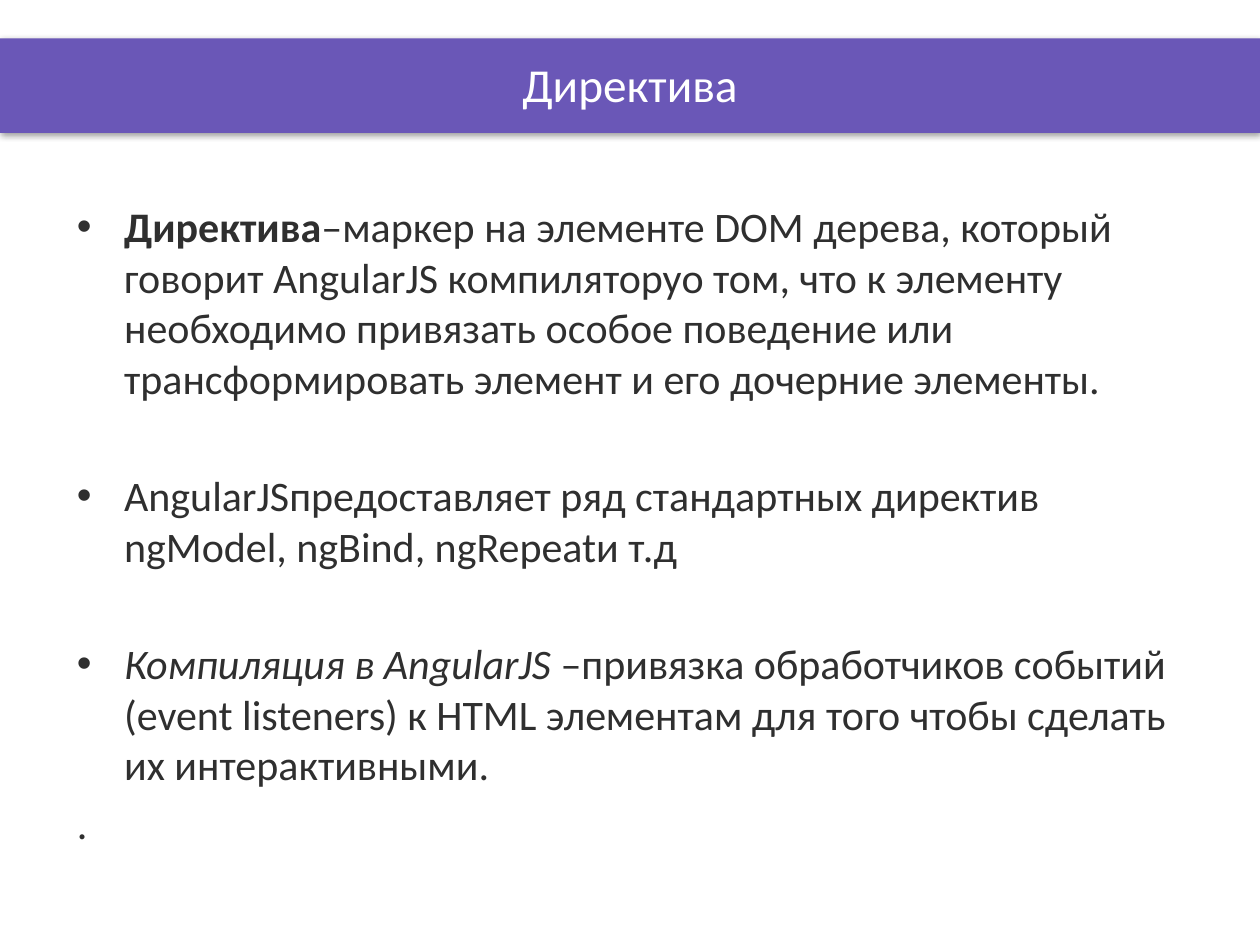
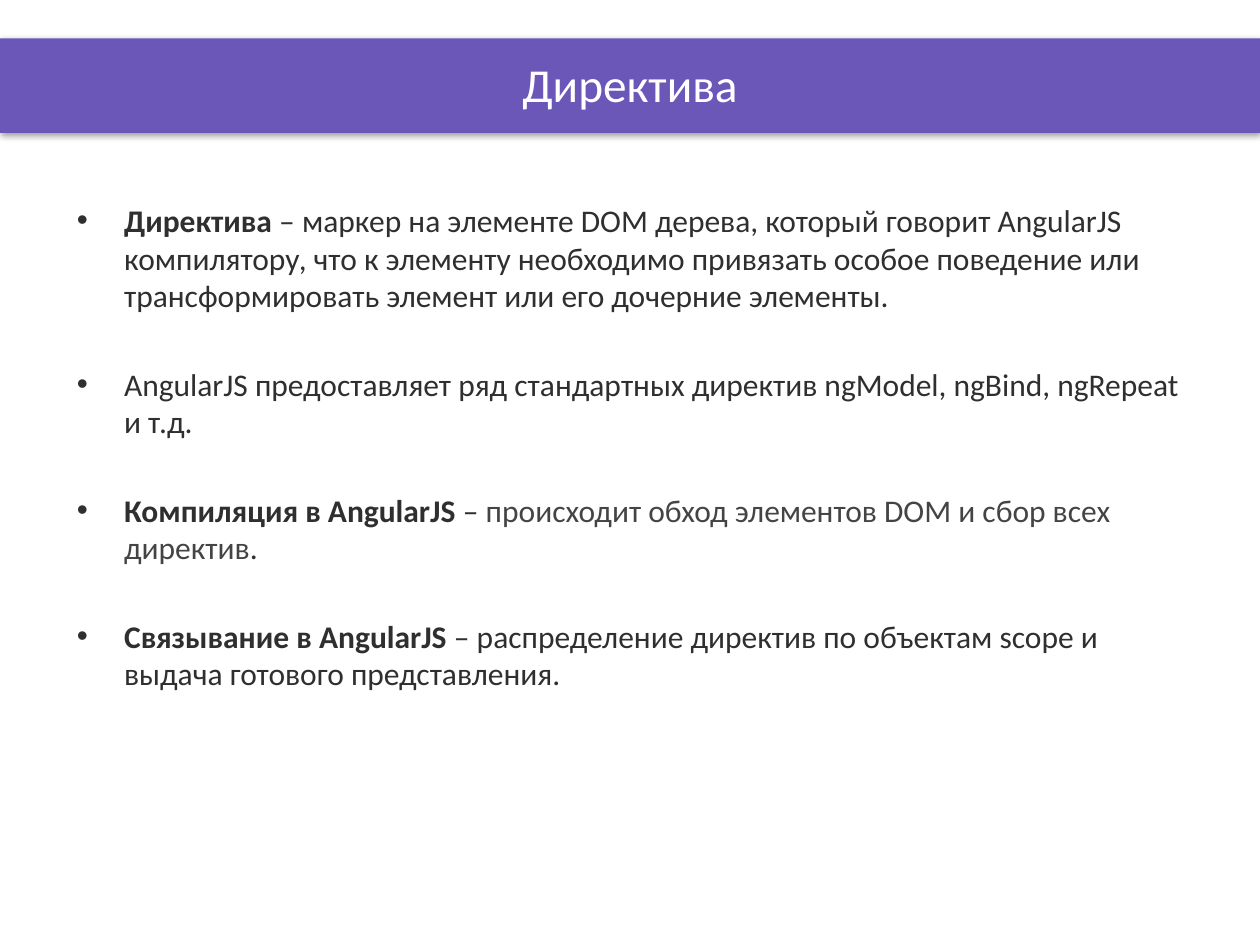
Before and after one commit to DinamickaDevelopment/ignite, a slide deck: slide 2 of AngularJS/lesson_17/Presentation/Directives_1.pptx. Drawn at 1260x945 pixels with LibreOffice and Linux fonts; fonts in the diff are those of the drawing; background and template pictures are left out. Boxes give left, top, right and bottom in pixels: in the first picture for what was removed or moved away, otherwise in the second. Text is boxed around its words. In the diff, an @@ line names an element or a change of style, - is before the commit and + after.

```diff
--- a/AngularJS/lesson_17/Presentation/Directives_1.pptx
+++ b/AngularJS/lesson_17/Presentation/Directives_1.pptx
@@ text at (x1=124, y1=210, x2=1178, y2=690): text changed; size 24 to 18 pt @@
-• Директива–маркер на элементе DOM дерева, который говорит AngularJS компиляторуо том, что к элементу необходимо привязать особое поведение или трансформировать элемент и его дочерние элементы.
-• AngularJSпредоставляет ряд стандартных директив ngModel, ngBind, ngRepeatи т.д
-• Компиляция в AngularJS –привязка обработчиков событий (event listeners) к HTML элементам для того чтобы сделать их интерактивными.
-.
+• Директива – маркер на элементе DOM дерева, который говорит AngularJS компилятору, что к элементу необходимо привязать особое поведение или трансформировать элемент или его дочерние элементы.
+• AngularJS предоставляет ряд стандартных директив ngModel, ngBind, ngRepeat и т.д.
+• Компиляция в AngularJS – происходит обход элементов DOM и сбор всех директив.
+• Связывание в AngularJS – распределение директив по объектам scope и выдача готового представления.
```
Also in this commit, not shown: 2 other slides changed, 11 other files.
